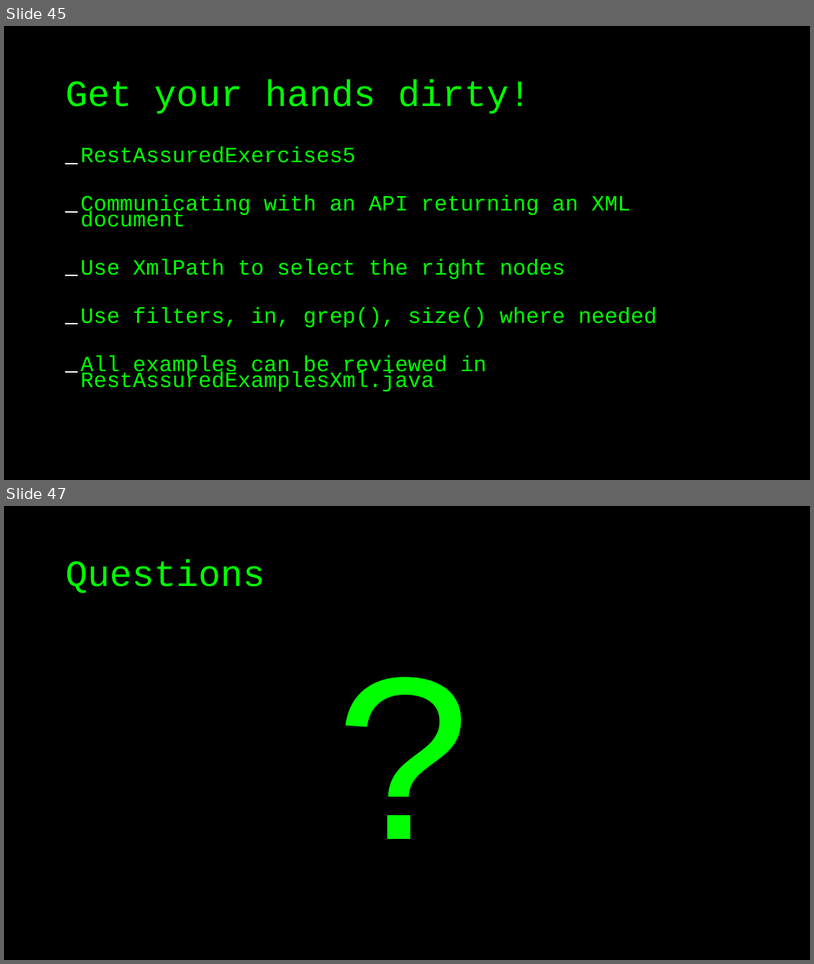
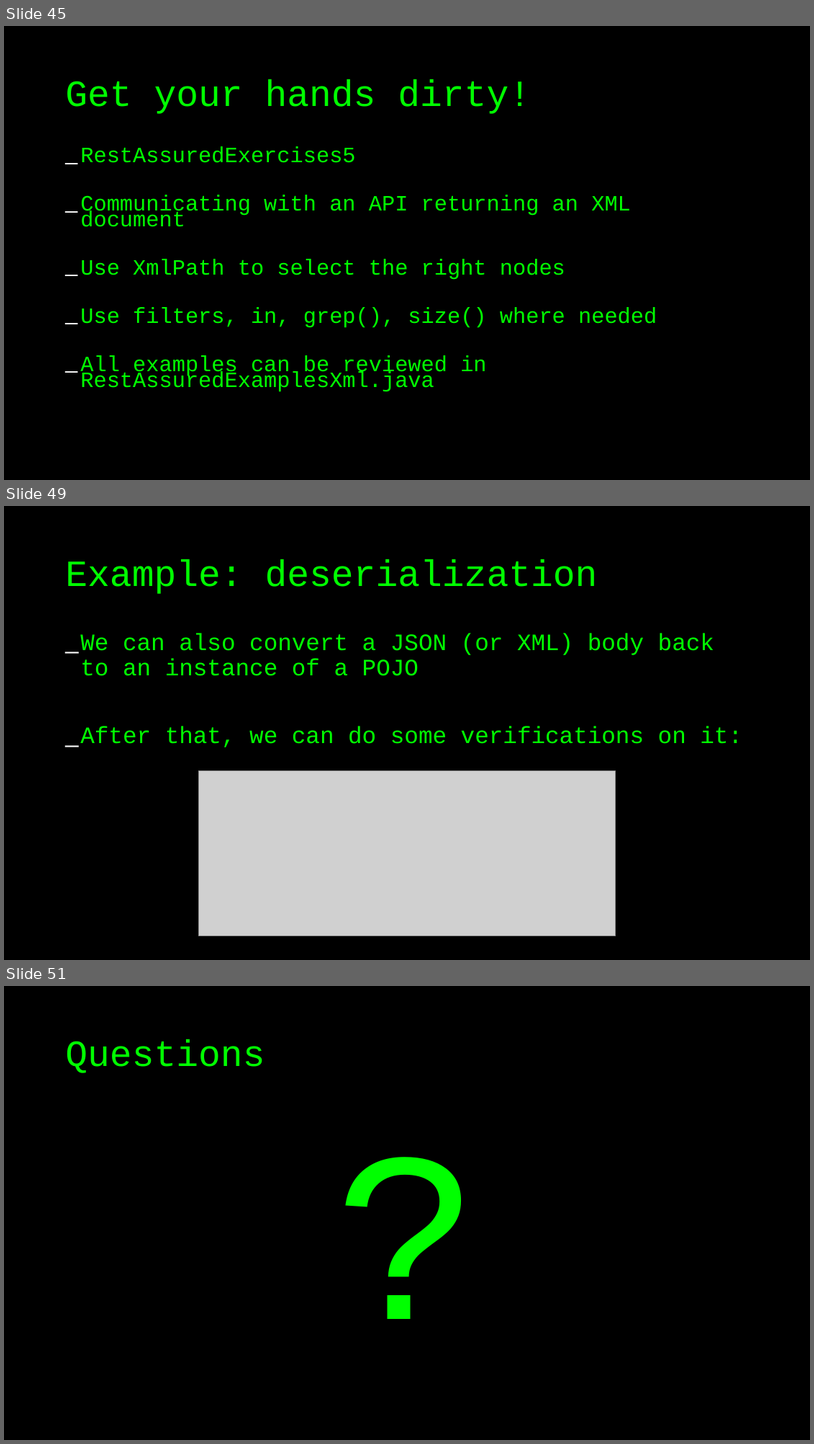
Before and after one commit to basdijkstra/rest-assured-workshop, a slide deck: RestAssuredWorkshop.odp. Shown one above the other, each under a label of ours: slides 45 and 47 before the commit, slides 45, 49 and 51 after it; the slides between them are not shown. The pictures are 814x964 and 814x1444 pixels, drawn with LibreOffice and Linux fonts; fonts in the diff are those of the drawing; grey boxes stand for pictures. Boxes give left, top, right and bottom in pixels: in the first picture for what was removed or moved away, otherwise in the second. Text is boxed around its words. In the diff, an @@ line names an element or a change of style, - is before the commit and + after.

Commit message:
Added examples and slides for last section

```diff
--- a/RestAssuredWorkshop.odp
+++ b/RestAssuredWorkshop.odp
@@ slide 49 added at (x1=4, y1=506, x2=810, y2=960), background #000000 @@
@@ title added at (x1=65, y1=559, x2=598, y2=594), 44 pt, text #00FF00 @@
+Example: deserialization
@@ text added at (x1=80, y1=633, x2=743, y2=747), 28 pt, text #00FF00 @@
+_ We can also convert a JSON (or XML) body back to an instance of a POJO
+_ After that, we can do some verifications on it:
@@ picture added at (x1=199, y1=771, x2=616, y2=936) @@
@@ what was slide 47 is now slide 51 @@
```
Also in this commit, not shown: 4 other slides added, 1 slide removed, 6 other files.
